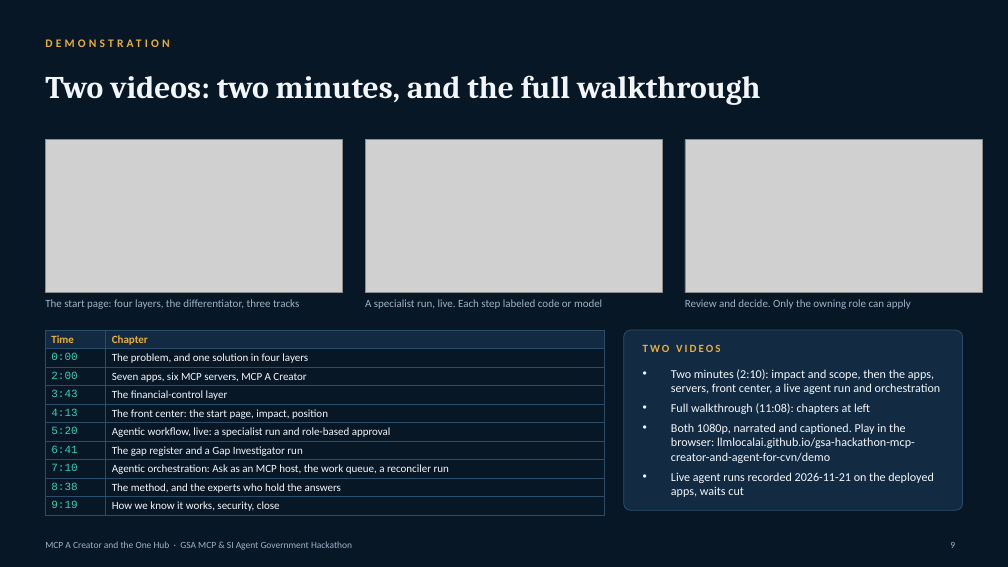
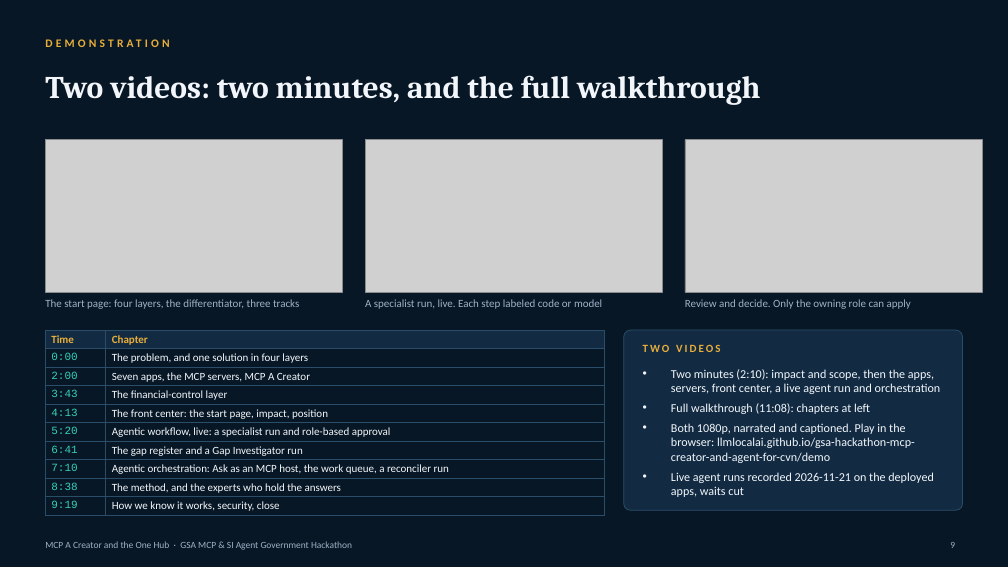
Before and after one commit to gsa-mcp-hackathon/gsa-hackathon-mcp-creator-and-agent-for-air-carrier, a slide deck: slide 9 of docs/submission/mcp-a-creator-one-hub-deck.pptx. Drawn at 1008x567 pixels with LibreOffice and Linux fonts; fonts in the diff are those of the drawing; grey boxes stand for pictures. Boxes give left, top, right and bottom in pixels: in the first picture for what was removed or moved away, otherwise in the second. Text is boxed around its words. In the diff, an @@ line names an element or a change of style, - is before the commit and + after.

Commit message:
Lead with five deployed MCP servers; correct identity wording; findings log; deck and report re-exported

```diff
--- a/docs/submission/mcp-a-creator-one-hub-deck.pptx
+++ b/docs/submission/mcp-a-creator-one-hub-deck.pptx
@@ table at (x1=45, y1=330, x2=605, y2=515) @@
-row 3, column 2: Seven apps, six MCP servers, MCP A Creator
+row 3, column 2: Seven apps, the MCP servers, MCP A Creator
```
Also in this commit, not shown: 3 other slides changed, 11 other files.
